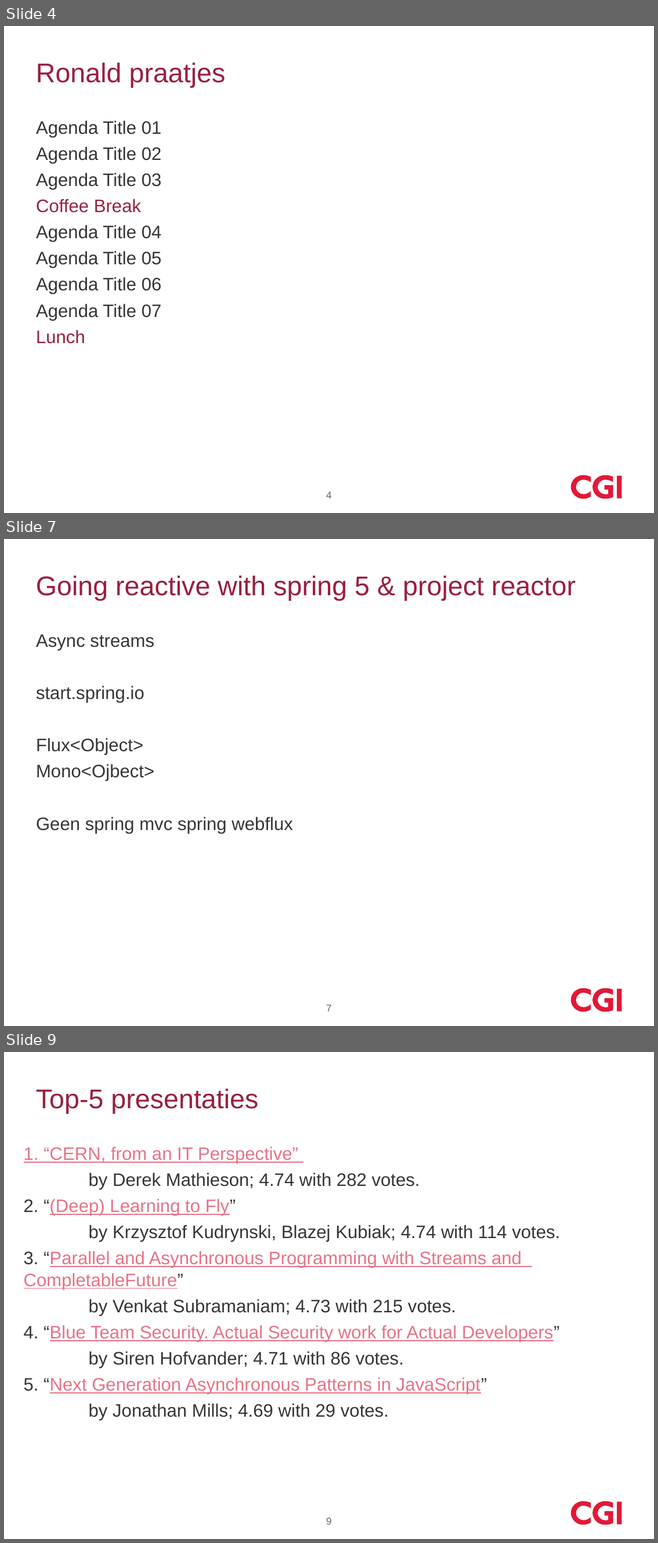
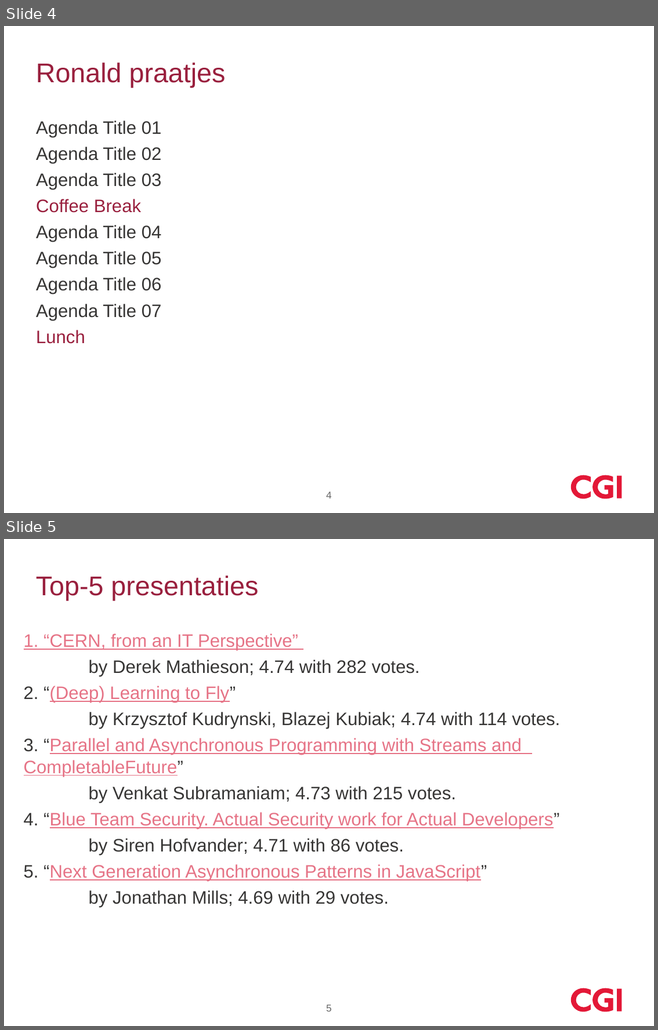
Before and after one commit to koosdrost/GeneralDir, a slide deck: devoxx_2017_cgi.pptx. Shown one above the other, each under a label of ours: slides 4, 7 and 9 before the commit, slides 4 and 5 after it; the slides between them are not shown. The pictures are 658x1543 and 658x1030 pixels, drawn with LibreOffice and Linux fonts; fonts in the diff are those of the drawing; background and template pictures are left out. Boxes give left, top, right and bottom in pixels: in the first picture for what was removed or moved away, otherwise in the second. Text is boxed around its words. In the diff, an @@ line names an element or a change of style, - is before the commit and + after.

```diff
--- a/devoxx_2017_cgi.pptx
+++ b/devoxx_2017_cgi.pptx
@@ slide 7 removed at (4,539,654,1026), background #FFFFFF; not listed: 3 template elements that a slide beside it also shows @@
@@ title removed at (36,576,575,601) @@
-Going reactive with spring 5 & project reactor
@@ text removed at (36,634,293,834) @@
-Async streams
-start.spring.io
-Flux<Object>
-Mono<Ojbect>
-Geen spring mvc spring webflux
@@ page number removed at (326,1005,332,1012) @@
-7
@@ what was slide 9 is now slide 5 @@
@@ page number at (326,1005,332,1012): text changed @@
-9
+5
```
Also in this commit, not shown: 3 other slides removed.
